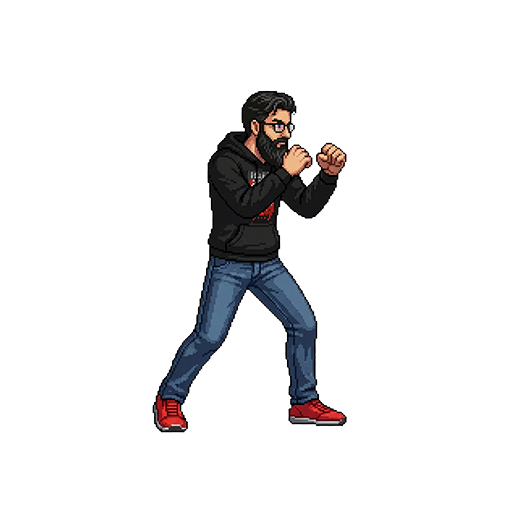
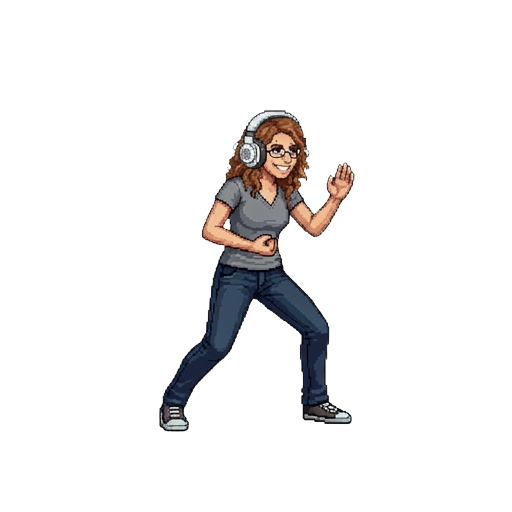
Layers edited between the first and the second w=512, h=512 image:
hid group "Antonino" (1 layers) over [left=152, top=90, right=347, bottom=433]
showed group "Chiara Molina" (1 layers) over [left=158, top=109, right=355, bottom=433]
renamed "Chiara" to "chiara-molina-2", painted on it over [left=158, top=109, right=355, bottom=433]
